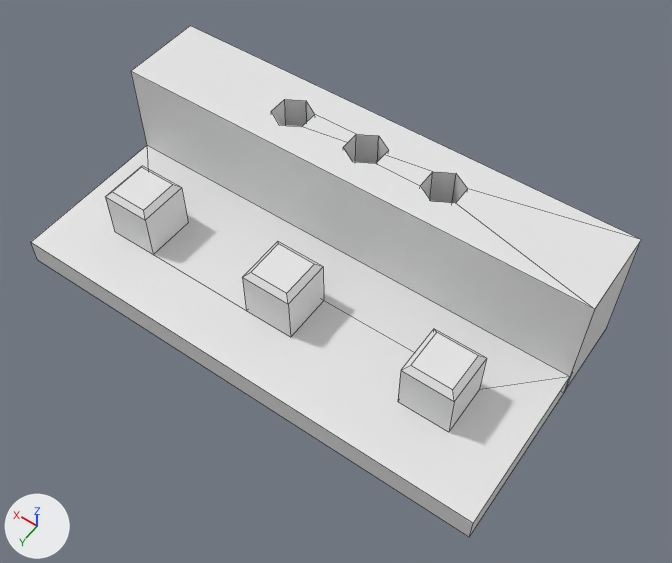
What one commit did to the Blender file parts/工具入れ/holes_sample.blend.
Before and after are seen from a 50 mm lens placed at (-15.8, 101.6, 130.2), pointed at (39.6, 24.0, 8.4). The axes (+X, +Y, +Z) are drawn at lower left. The lights are the same throughout. The older version comes first. Mesh edges are drawn as thin lines.

The first picture shows '工具入れ'.
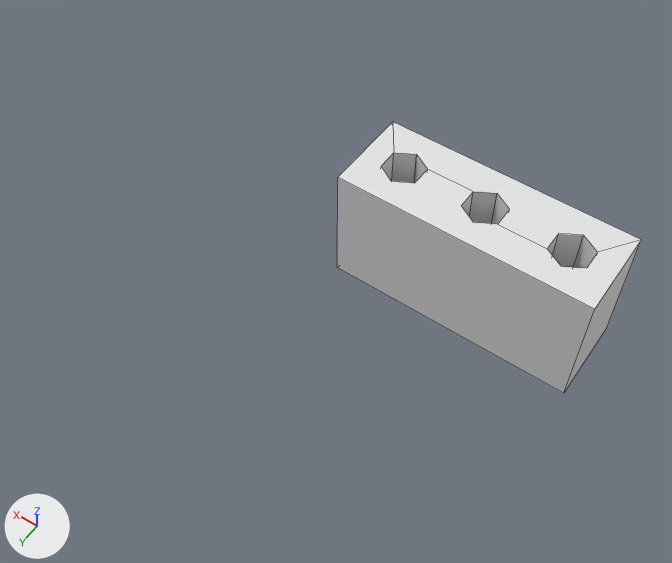
ob_ソケット板 is not drawn itself; it is used by a modifier of ob_工具入れ.
ob_ソケットピン is not drawn itself; it is used by a modifier of ob_工具入れ.
ob_ビット穴 is not drawn itself; it is used by a modifier of ob_工具入れ.

Location of each change, (x1, y1, x2, y2) in pixels of the pictures (672 x 563 px; the box of a moved part takes in the faces that stretch with it):
'工具入れ', reshaped, mesh rescaled, modifiers changed (50% narrower, 47% shorter): before (31, 26, 641, 537); after (337, 122, 641, 393)
part 1 of me_ビット台, moved or reshaped: before (131, 26, 641, 377); after (337, 122, 641, 393)

Diff of the bpy script that builds the scene:
```diff
--- a/parts/工具入れ/holes_sample.blend.py
+++ b/parts/工具入れ/holes_sample.blend.py
@@ me_ビット台 @@
 # used by ob_工具入れ; location = (0.0, 0.0, 0.0)
-me_ビット台.from_pydata(...)  # 8 vertices, 6 faces; spans x 0.0..90.0, y 0.0..16.0, z 0.0..23.0
+me_ビット台.from_pydata(...)  # 8 vertices, 6 faces; spans x 0.0..45.0, y 0.0..16.0, z 0.0..23.0
+# me_ビット台 part 1: the whole mesh is scaled about the mesh origin by (0.5, 1, 1)
@@ ob_工具入れ @@
 ob_工具入れ.location = (0.0, 0.0, 0.0)
-_m = ob_工具入れ.modifiers.new('ソケット板を足す', 'BOOLEAN')
-_m.object = ob_ソケット板
-_m.operation = 'UNION'
-_m = ob_工具入れ.modifiers.new('ソケットピンを足す', 'BOOLEAN')
-_m.object = ob_ソケットピン
-_m.operation = 'UNION'
 _m = ob_工具入れ.modifiers.new('ビット穴を抜く', 'BOOLEAN')
@@ ob_ソケット板 @@
-ob_ソケット板 = bpy.data.objects.new('ソケット板', me_ソケット板)
-ob_ソケット板.location = (0.0, 0.0, 0.0)
-ob_ソケット板.hide_render = True
@@ ob_ソケットピン @@
-ob_ソケットピン = bpy.data.objects.new('ソケットピン', me_ソケットピン)
-ob_ソケットピン.location = (15.0, 31.0, 0.0)
-_m = ob_ソケットピン.modifiers.new('横に並べる', 'ARRAY')
-_m.count = 3
-_m.use_constant_offset = True
-_m.constant_offset_displace = (30.0, 0.0, 0.0)
-_m.use_relative_offset = False
-_m = ob_ソケットピン.modifiers.new('縦に並べる', 'ARRAY')
-_m.count = 1
-_m.use_constant_offset = True
-_m.constant_offset_displace = (0.0, 30.0, 0.0)
-_m.use_relative_offset = False
-ob_ソケットピン.hide_render = True
@@ ob_ビット穴 @@
 ob_ビット穴 = bpy.data.objects.new('ビット穴', me_ビット穴)
-ob_ビット穴.location = (30.0, 8.0, 0.0)
+ob_ビット穴.location = (7.5, 8.0, 0.0)
 _m = ob_ビット穴.modifiers.new('横に並べる', 'ARRAY')
```
